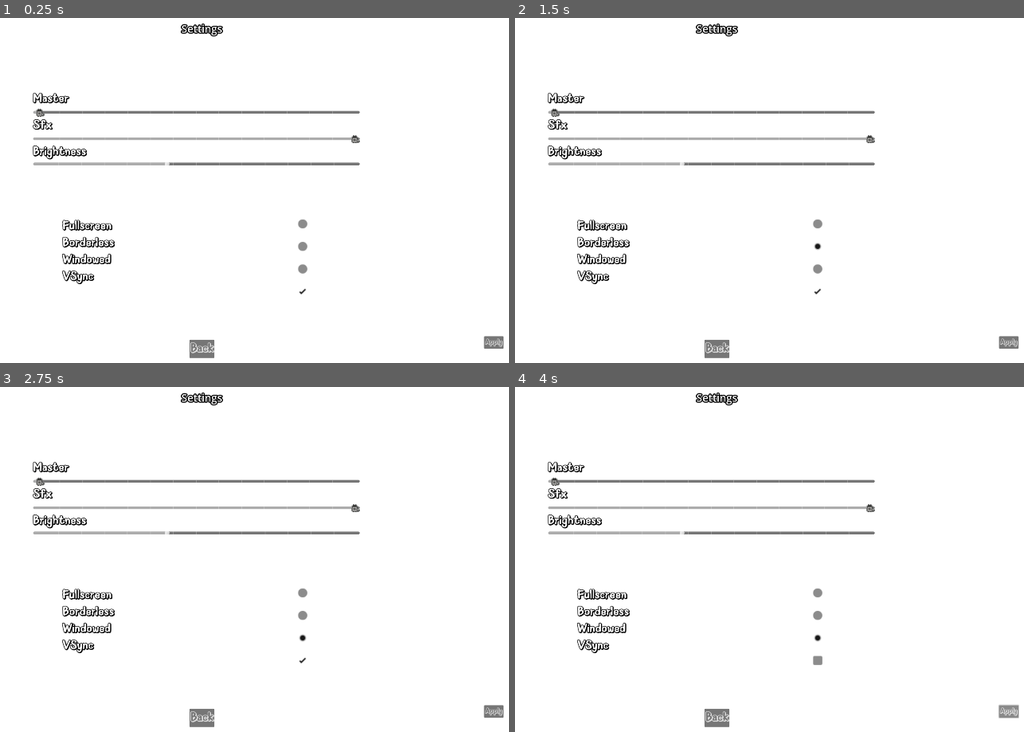
Above: before the commit, frames 1-4 (two rows, left to right).
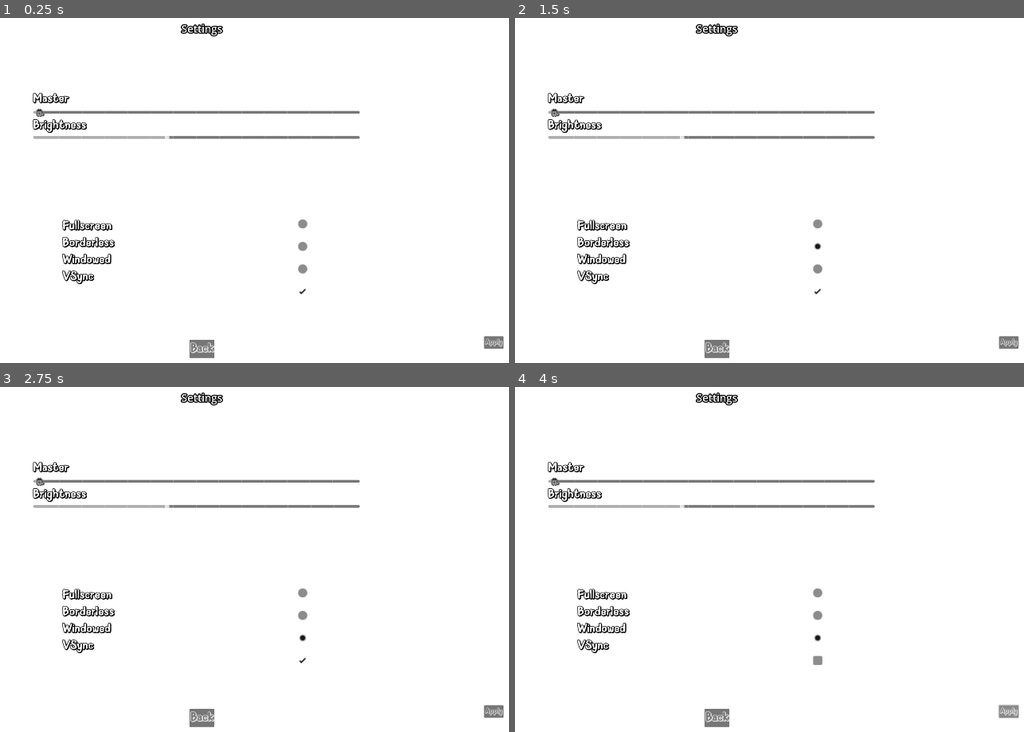
Above: after the commit, the same moments.

Repository: Wpan0n/_HiddenPaws_
Game: Godot game, scene res://scences/options_menu.tscn
The game is run twice, just before and just after one commit, with the same random seed, the same clock (stepped at 60 frames per second) and the same inputs. This scene is started directly instead of the project's main scene. The engine's default icon, where the game draws it, is replaced by a stand-in: a white triangle on a blue panel in a dark square.
Inputs (mouse positions are in pixels of both pictures, inside the frame that each line leads up to):
- Up to frame 1 (0.25 s): no input
- Up to frame 2 (1.5 s): click "Apply" at 0.5 s; click (815, 245) at 1.25 s
- Up to frame 3 (2.75 s): click (300, 638) at 2 s
- Up to frame 4 (4 s): click (815, 659) at 2.75 s; click "Apply" at 3.5 s

The runs differ from the first frame. In frame 1, 1.6% of the frame differs, in the area x 6-71%, y 29-43%; in frame 2, 1.6%; in frame 3, 1.6%; in frame 4, 1.6%.

Commit message:
Sprite Click Sfx

Diff:
--- a/Scripts/testsprite.gd
+++ b/Scripts/testsprite.gd
@@ -1,8 +1,14 @@
 extends Sprite2D
+
+@onready var audio_player = $"../AudioStreamPlayer"  # Use the correct node path
 
 func _input(event):
 	if event is InputEventMouseButton:
 		if event.button_index == MOUSE_BUTTON_LEFT and event.pressed:
 			if is_pixel_opaque(get_local_mouse_position()):
 				print("sprite clicked")
-				modulate = Color(0, 24, 201)  # Change the sprite color to red
+				modulate = Color(1, 0, 0)  # Change the sprite color to red
+				if audio_player:  # Check if the audio_player node is valid
+					audio_player.play()  # Play the sound effect
+				else:
+					print("AudioStreamPlayer node not found")
--- a/scences/MainGame.tscn
+++ b/scences/MainGame.tscn
@@ -1,10 +1,11 @@
-[gd_scene load_steps=6 format=3 uid="uid://cfj3b1a4evng0"]
+[gd_scene load_steps=7 format=3 uid="uid://cfj3b1a4evng0"]
 
 [ext_resource type="Script" path="res://Scripts/MainGame.gd" id="1_8h63c"]
 [ext_resource type="Script" path="res://Scripts/Camera.gd" id="1_ei4ws"]
 [ext_resource type="Texture2D" uid="uid://bbmssowsvvlmt" path="res://assets/MainGame/HiddenPaws.png" id="1_j1k4u"]
 [ext_resource type="Texture2D" uid="uid://lvlaexunbf5g" path="res://icon.svg" id="4_io54o"]
 [ext_resource type="Script" path="res://Scripts/testsprite.gd" id="5_j0mpy"]
+[ext_resource type="AudioStream" uid="uid://dk6fli64uewdk" path="res://assets/Sfx_Music/kitty-meow-85182.mp3" id="6_pm1xx"]
 
 [node name="Main Game" type="Node2D"]
 script = ExtResource("1_8h63c")
@@ -25,3 +26,7 @@
 position = Vector2(175, -203)
 texture = ExtResource("4_io54o")
 script = ExtResource("5_j0mpy")
+
+[node name="AudioStreamPlayer" type="AudioStreamPlayer" parent="."]
+stream = ExtResource("6_pm1xx")
+volume_db = -5.0
--- a/scences/options_menu.tscn
+++ b/scences/options_menu.tscn
@@ -90,6 +90,7 @@
 tick_count = 15
 
 [node name="SfxLabel" type="Label" parent="AudioOptions/VBoxContainer"]
+visible = false
 layout_mode = 2
 theme_override_colors/font_color = Color(0, 0, 0, 1)
 theme_override_fonts/font = ExtResource("1_3yxio")
@@ -97,6 +98,7 @@
 text = "Sfx"
 
 [node name="SfxSlider" type="HSlider" parent="AudioOptions/VBoxContainer"]
+visible = false
 layout_mode = 2
 theme_override_icons/grabber = ExtResource("3_kumj3")
 theme_override_icons/grabber_highlight = ExtResource("3_kumj3")
